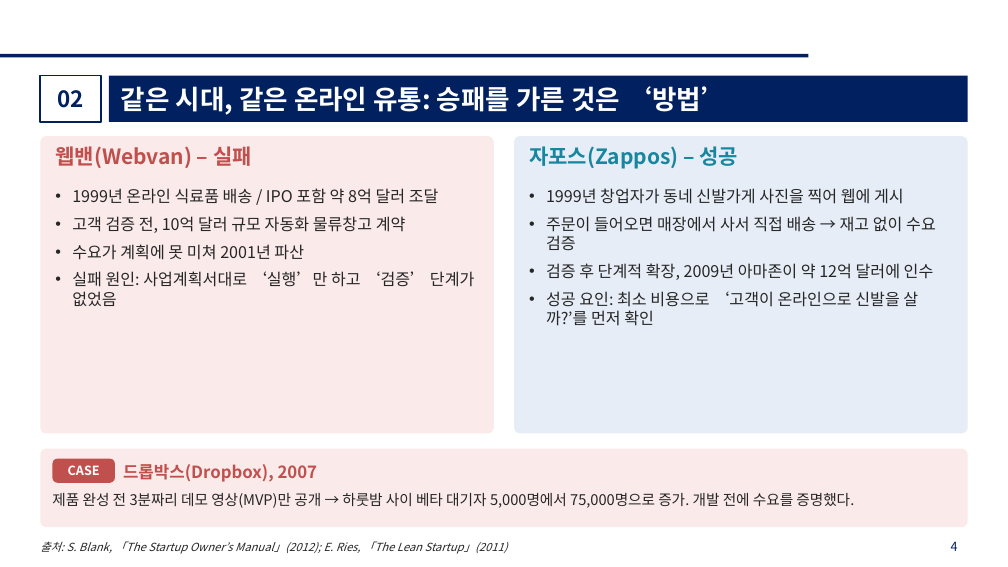
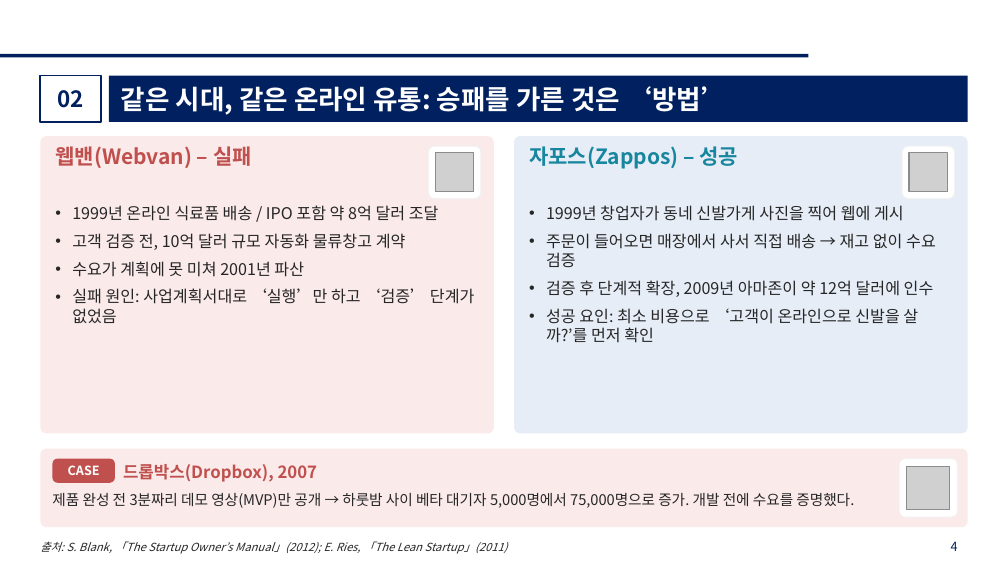
Before and after one commit to kicfseo-netizen/mini-web-toys, a slide deck: slide 4 of startup-theory-lecture/창업이론_강의자료.pptx. Drawn at 1008x567 pixels with LibreOffice and Linux fonts; fonts in the diff are those of the drawing; grey boxes stand for pictures; background and template pictures are left out. Boxes give left, top, right and bottom in pixels: in the first picture for what was removed or moved away, otherwise in the second. Text is boxed around its words. In the diff, an @@ line names an element or a change of style, - is before the commit and + after.

```diff
--- a/startup-theory-lecture/창업이론_강의자료.pptx
+++ b/startup-theory-lecture/창업이론_강의자료.pptx
@@ rounded rectangle added at (x1=428, y1=146, x2=481, y2=199), fill #FFFFFF, outline #F2F2F2 0.75 pt @@
@@ rounded rectangle added at (x1=902, y1=146, x2=955, y2=199), fill #FFFFFF, outline #F2F2F2 0.75 pt @@
@@ picture added at (x1=435, y1=153, x2=474, y2=192) @@
@@ picture added at (x1=909, y1=153, x2=948, y2=192) @@
@@ text "1999년 온라인 식료품 배송 / ..." moved from (x1=72, y1=188, x2=474, y2=306) to (x1=72, y1=205, x2=474, y2=323) @@
@@ text "1999년 창업자가 동네 신발가게 사진을 ..." moved from (x1=546, y1=188, x2=936, y2=326) to (x1=546, y1=205, x2=936, y2=343) @@
@@ rounded rectangle added at (x1=899, y1=459, x2=958, y2=517), fill #FFFFFF, outline #F2F2F2 0.75 pt @@
@@ picture added at (x1=907, y1=467, x2=951, y2=510) @@
```
Also in this commit, not shown: 18 other slides changed, 27 other files.
